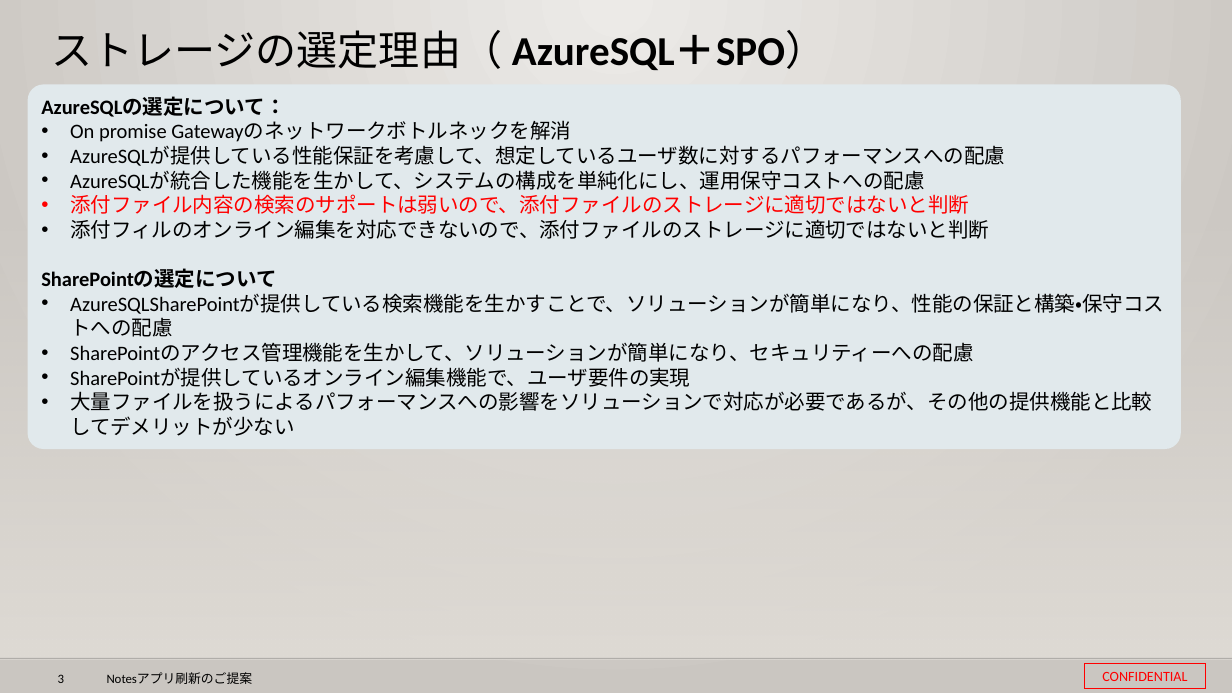
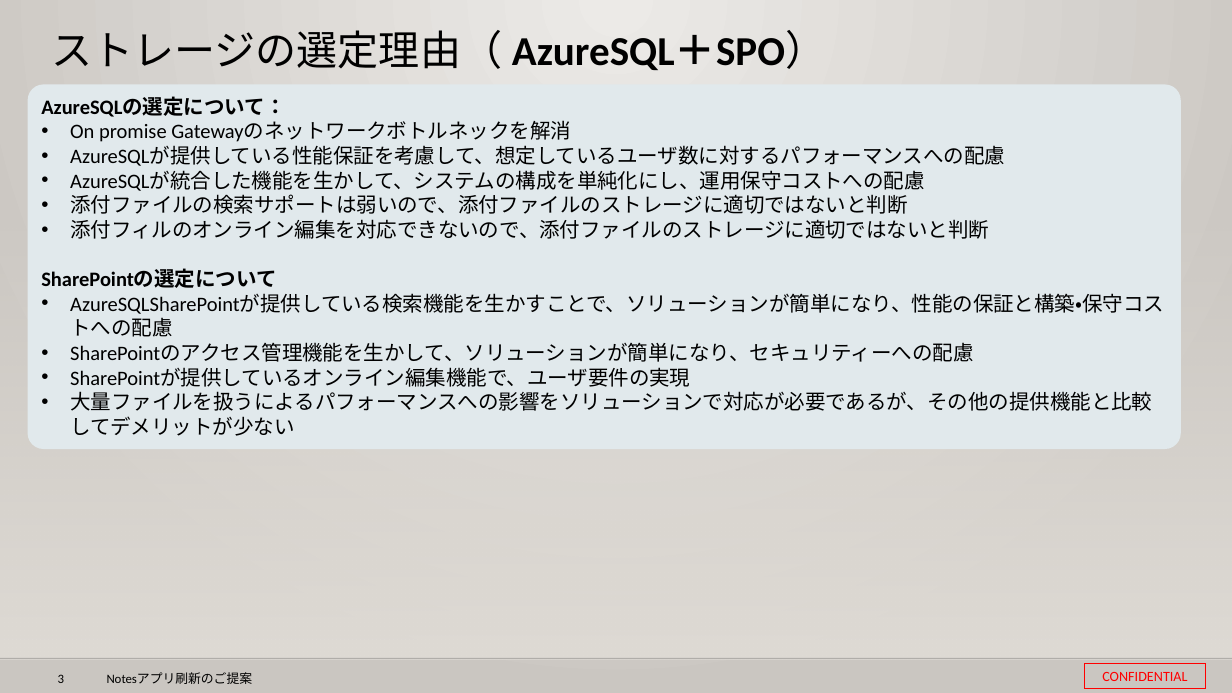
Before and after one commit to 0494938/Notes--CMS-Online, a slide deck: slide 3 of Notesアプリ刷新プロジェクト提案見積もり.v3 (要約付き).pptx. Drawn at 1232x693 pixels with LibreOffice and Linux fonts; fonts in the diff are those of the drawing; background and template pictures are left out. Boxes give left, top, right and bottom in pixels: in the first picture for what was removed or moved away, otherwise in the second. Text is boxed around its words. In the diff, an @@ line names an element or a change of style, - is before the commit and + after.

```diff
--- a/Notesアプリ刷新プロジェクト提案見積もり.v3 (要約付き).pptx
+++ b/Notesアプリ刷新プロジェクト提案見積もり.v3 (要約付き).pptx
@@ text in rounded rectangle at (70, 194, 908, 214): text changed; text colour #FF0000 to #000000 @@
-• 添付ファイル内容の検索のサポートは弱いので、添付ファイルのストレージに適切ではないと判断
+• 添付ファイルの検索サポートは弱いので、添付ファイルのストレージに適切ではないと判断
```
Also in this commit, not shown: 6 other slides changed.
